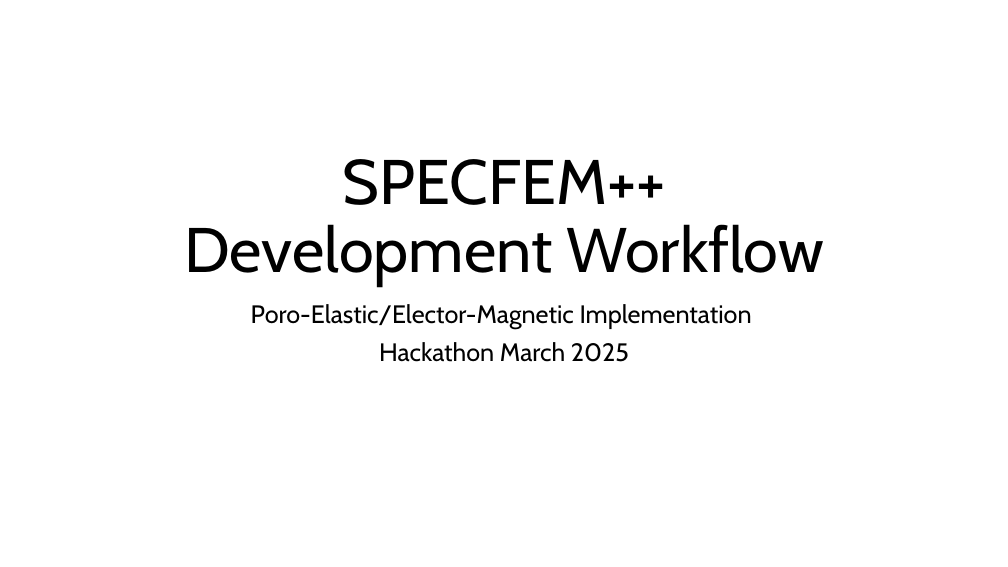
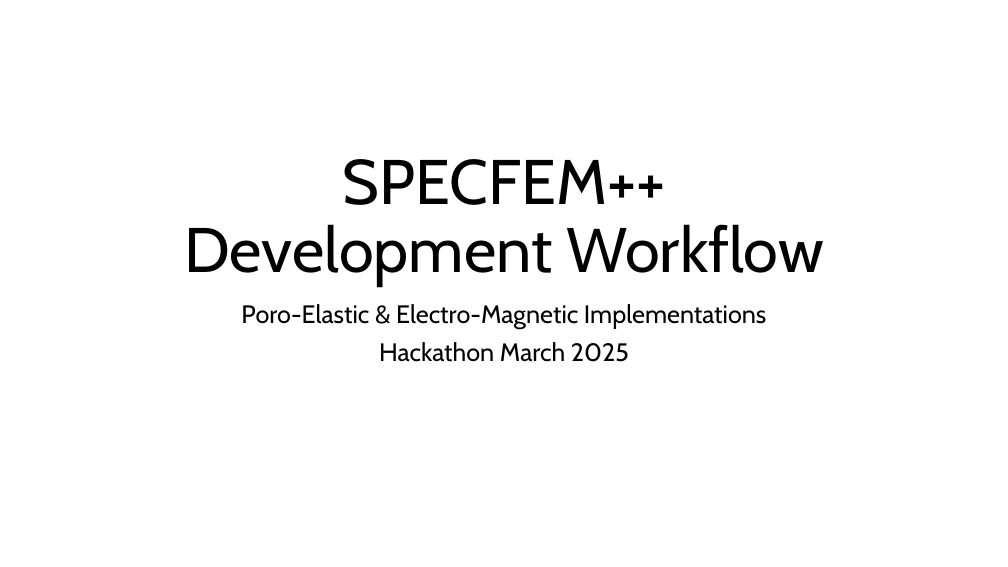
Before and after one commit to PrincetonUniversity/specfempp-notes, a slide deck: slide 1 of presentations/2025/03/Princeton_LLNL_Hackathon/Git_development_Workflow.pptx. Drawn at 1008x567 pixels with LibreOffice and Linux fonts; fonts in the diff are those of the drawing. Boxes give left, top, right and bottom in pixels: in the first picture for what was removed or moved away, otherwise in the second. Text is boxed around its words. In the diff, an @@ line names an element or a change of style, - is before the commit and + after.

```diff
--- a/presentations/2025/03/Princeton_LLNL_Hackathon/Git_development_Workflow.pptx
+++ b/presentations/2025/03/Princeton_LLNL_Hackathon/Git_development_Workflow.pptx
@@ subtitle at (x1=241, y1=304, x2=766, y2=329): text changed @@
-Poro-Elastic/Elector-Magnetic Implementation
+Poro-Elastic & Electro-Magnetic Implementations
```
Also in this commit, not shown: 5 other slides changed, 3 slides added.
